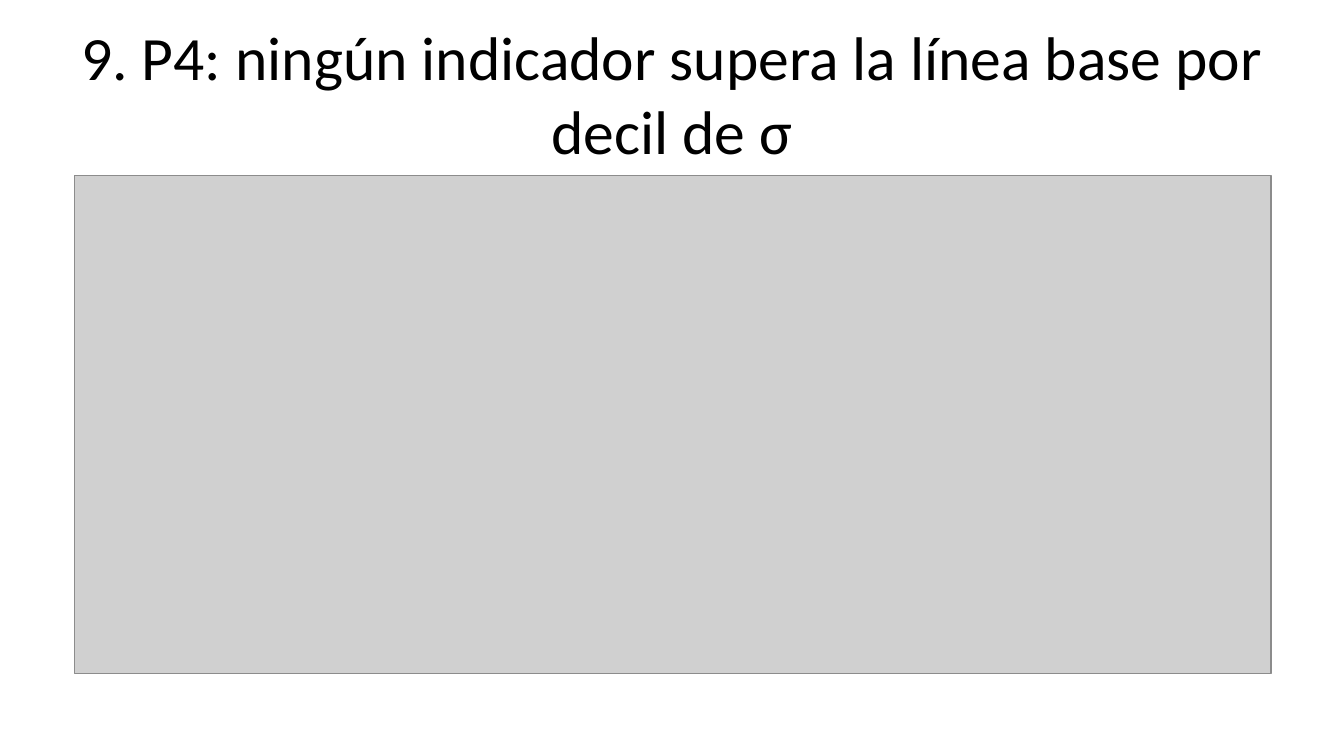
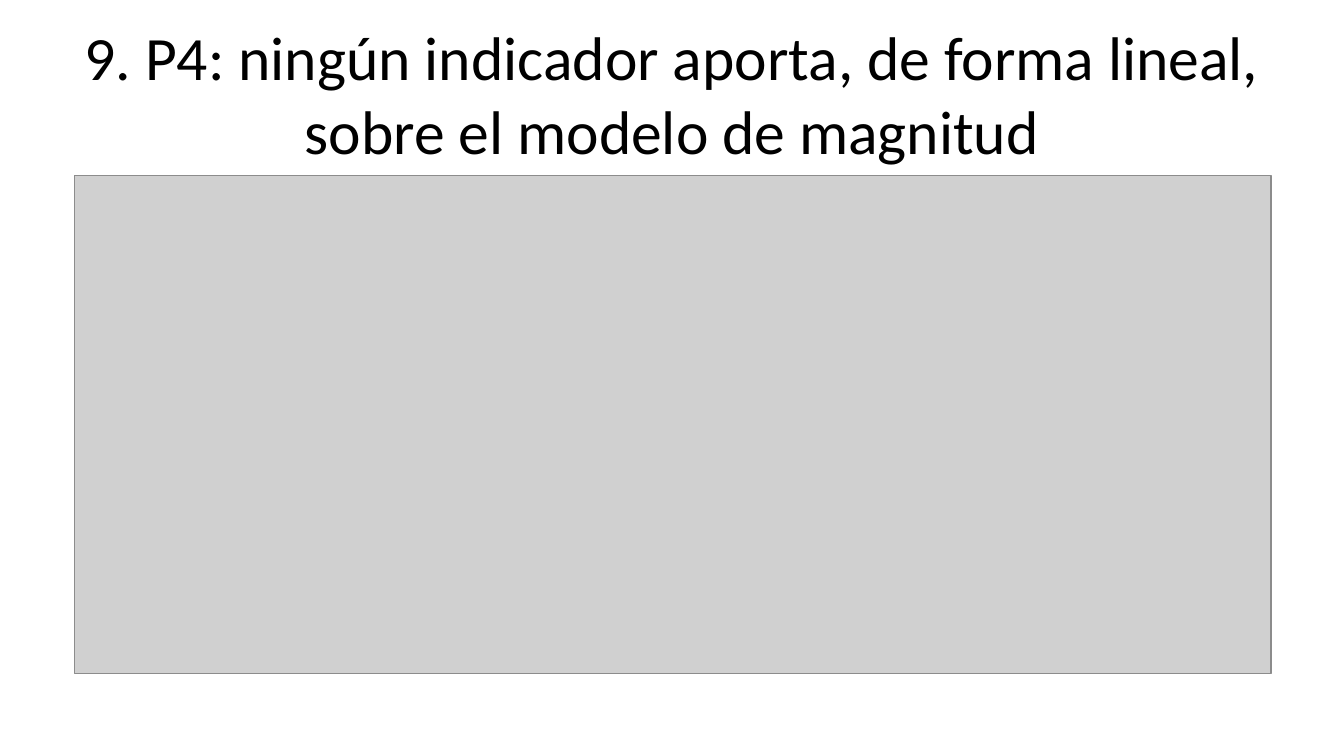
Before and after one commit to louis97/asistente-financiero, a slide deck: slide 13 of entregables/entrega_1/presentacion.pptx. Drawn at 1344x756 pixels with LibreOffice and Linux fonts; fonts in the diff are those of the drawing; grey boxes stand for pictures. Boxes give left, top, right and bottom in pixels: in the first picture for what was removed or moved away, otherwise in the second. Text is boxed around its words. In the diff, an @@ line names an element or a change of style, - is before the commit and + after.

```diff
--- a/entregables/entrega_1/presentacion.pptx
+++ b/entregables/entrega_1/presentacion.pptx
@@ title at (x1=85, y1=37, x2=1258, y2=165): text changed @@
-9. P4: ningún indicador supera la línea base por decil de σ
+9. P4: ningún indicador aporta, de forma lineal, sobre el modelo de magnitud
```
Also in this commit, not shown: 4 other slides changed, 12 other files.
